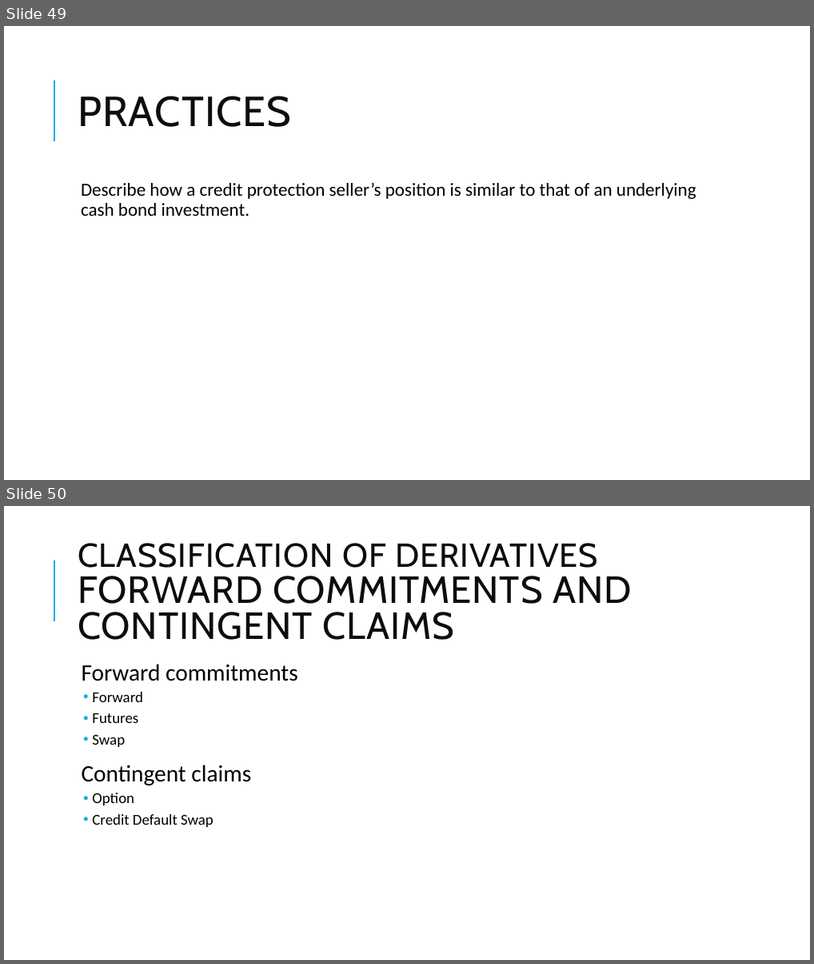
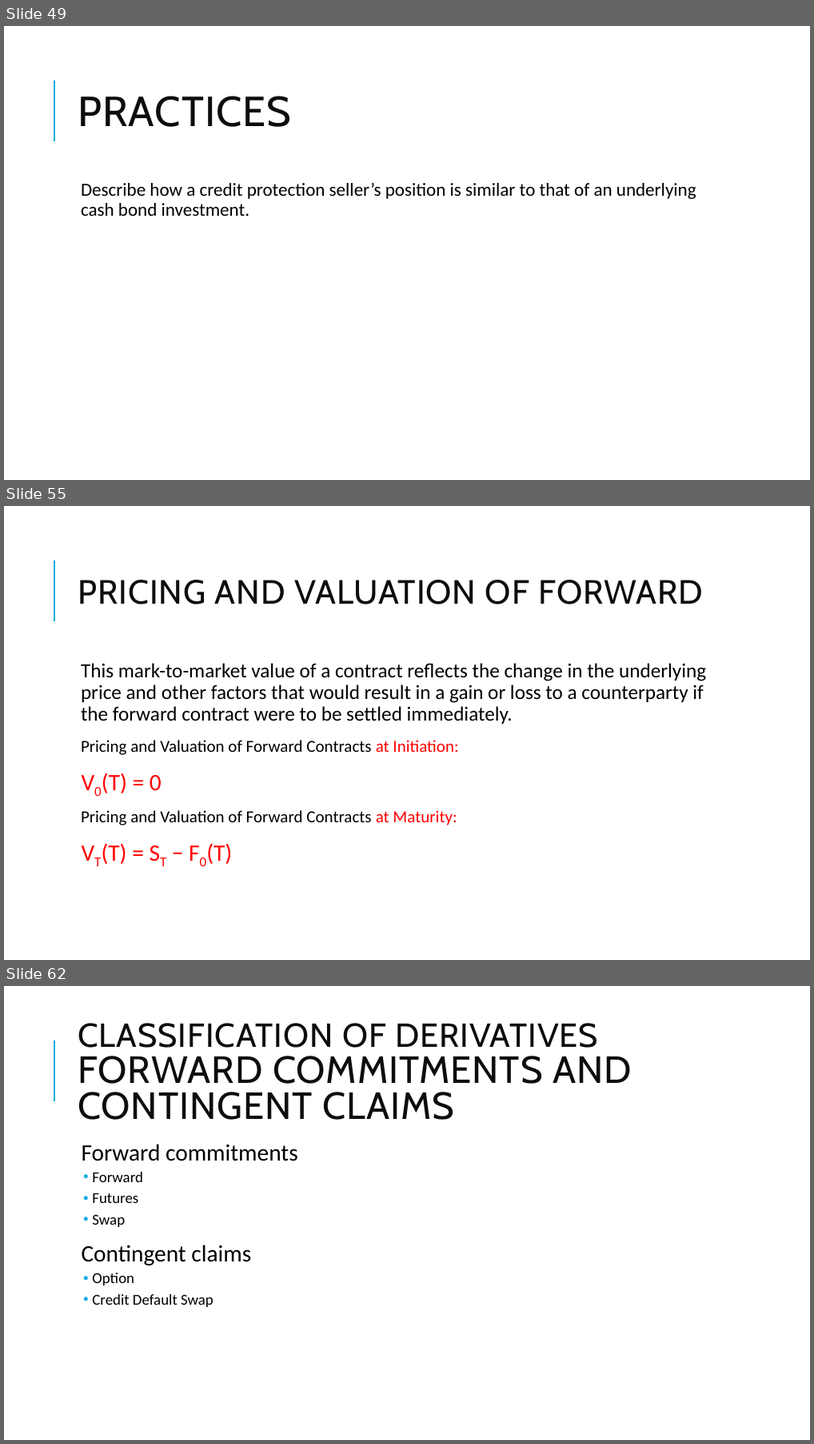
Before and after one commit to Isco0530/data, a slide deck: Derivatives.pptx. Shown one above the other, each under a label of ours: slides 49 and 50 before the commit, slides 49, 55 and 62 after it; the slides between them are not shown. The pictures are 814x964 and 814x1444 pixels, drawn with LibreOffice and Linux fonts; fonts in the diff are those of the drawing; background and template pictures are left out. Boxes give left, top, right and bottom in pixels: in the first picture for what was removed or moved away, otherwise in the second. Text is boxed around its words. In the diff, an @@ line names an element or a change of style, - is before the commit and + after.

```diff
--- a/Derivatives.pptx
+++ b/Derivatives.pptx
@@ slide 55 added at <box>4,506,810,960</box>, background #FFFFFF; not listed: 1 template element that a slide beside it also shows @@
@@ title added at <box>78,580,703,604</box>, 40 pt, text #0D0D0D @@
+PRICING AND VALUATION OF FORWARD
@@ text added at <box>81,663,706,866</box>, 24 pt, text #000000 @@
+  This mark-to-market value of a contract reflects the change in the underlying price and other factors that would result in a gain or loss to a counterparty if the forward contract were to be settled immediately.
+  Pricing and Valuation of Forward Contracts at Initiation:
+  V0(T) = 0
+  Pricing and Valuation of Forward Contracts at Maturity:
+  VT(T) = ST − F0(T)
@@ what was slide 50 is now slide 62 @@
```
Also in this commit, not shown: 11 other slides added, 1 other file.
